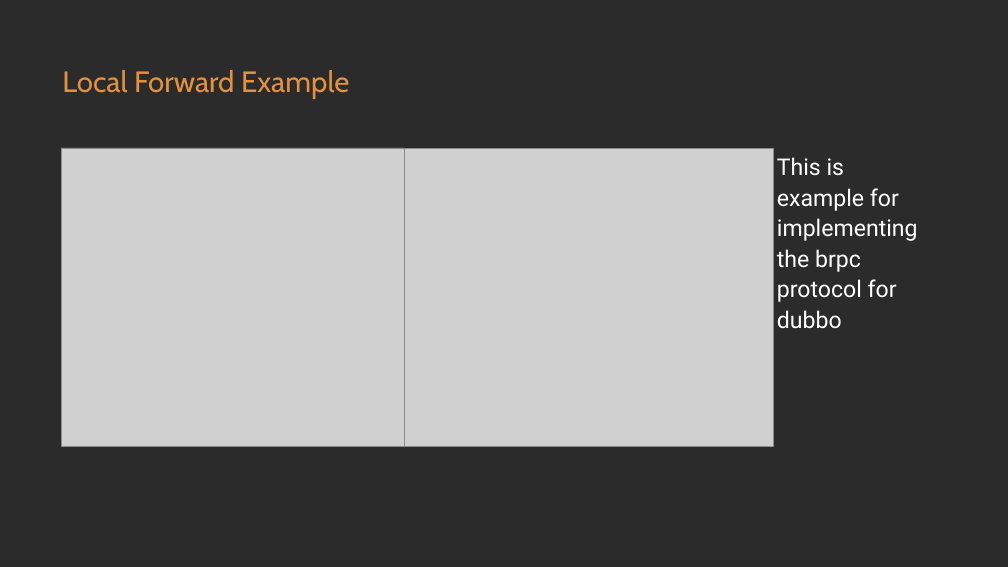
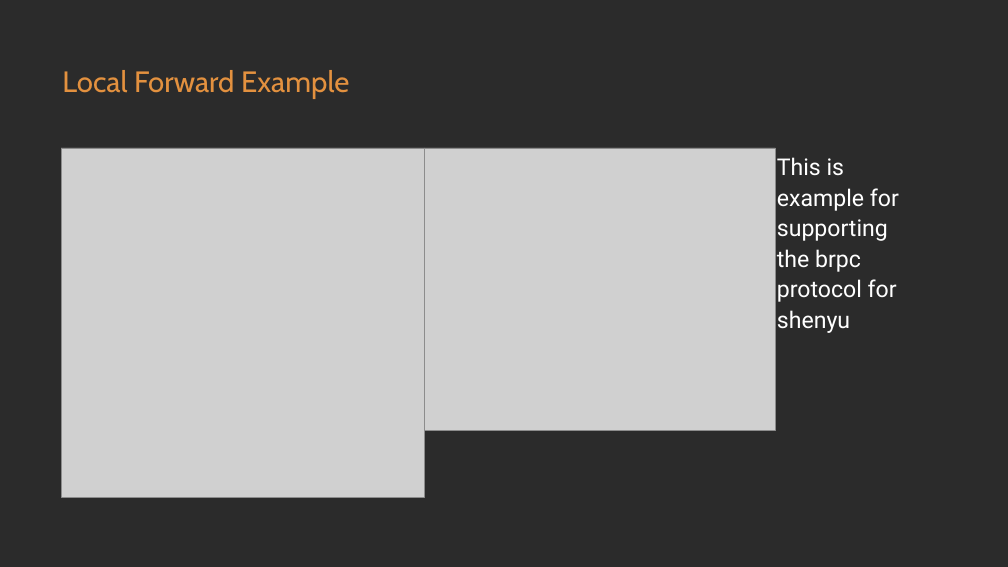
Before and after one commit to loongs-zhang/ACOCA2024-PlayWithWASM, a slide deck: slide 11 of PlayWithWASM.pptx. Drawn at 1008x567 pixels with LibreOffice and Linux fonts; fonts in the diff are those of the drawing; grey boxes stand for pictures; background and template pictures are left out; a plain dark background stands for a picture behind light text. Boxes give left, top, right and bottom in pixels: in the first picture for what was removed or moved away, otherwise in the second. Text is boxed around its words. In the diff, an @@ line names an element or a change of style, - is before the commit and + after.

```diff
--- a/PlayWithWASM.pptx
+++ b/PlayWithWASM.pptx
@@ picture: place and size @@
-picture at [61, 148, 404, 446]
+picture at [61, 148, 424, 497]
@@ picture: place and size @@
-picture at [403, 149, 773, 446]
+picture at [424, 148, 775, 430]
@@ text at [777, 157, 899, 333]: text changed @@
-This is example for implementing the brpc protocol for dubbo
+This is example for supporting the brpc protocol for shenyu
```
Also in this commit, not shown: 1 other slide changed, 7 slides added, 11 other files.
